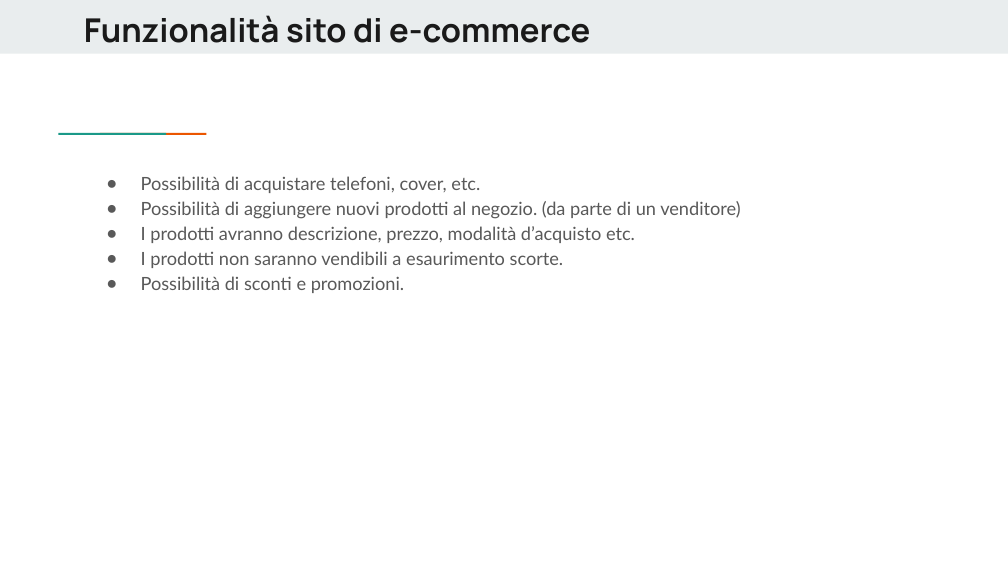
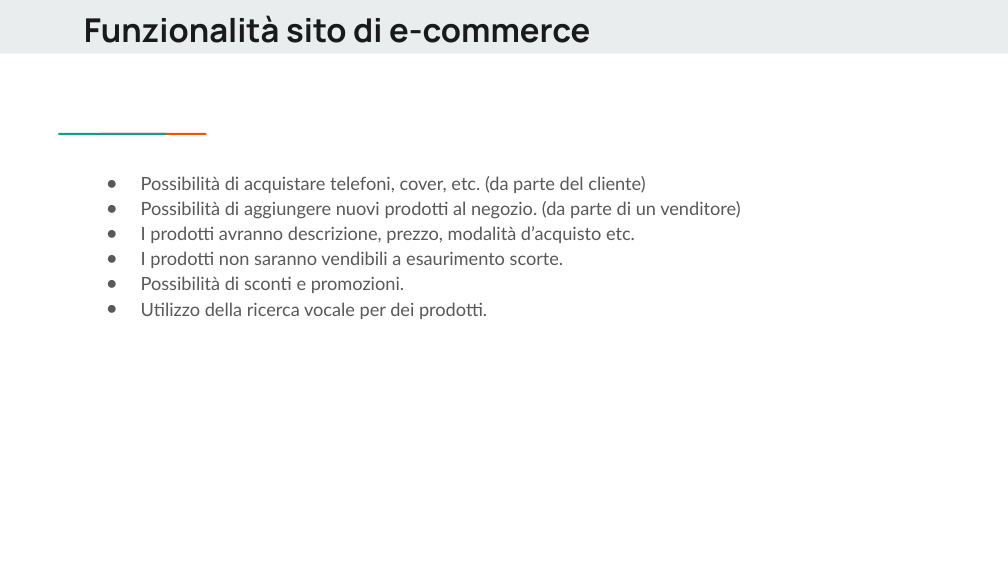
Before and after one commit to salvsant/E-commerce-di-smartphone, a slide deck: slide 2 of Presentazione Tech Web(3).pptx. Drawn at 1008x567 pixels with LibreOffice and Linux fonts; fonts in the diff are those of the drawing. Boxes give left, top, right and bottom in pixels: in the first picture for what was removed or moved away, otherwise in the second. Text is boxed around its words. In the diff, an @@ line names an element or a change of style, - is before the commit and + after.

```diff
--- a/Presentazione Tech Web(3).pptx
+++ b/Presentazione Tech Web(3).pptx
@@ text at [141,176,645,193]: text changed @@
-● Possibilità di acquistare telefoni, cover, etc.
+● Possibilità di acquistare telefoni, cover, etc. (da parte del cliente)
@@ text at [141,302,487,319]: paragraph added @@
+● Utilizzo della ricerca vocale per dei prodotti.
```
Also in this commit, not shown: 1 other slide changed.
